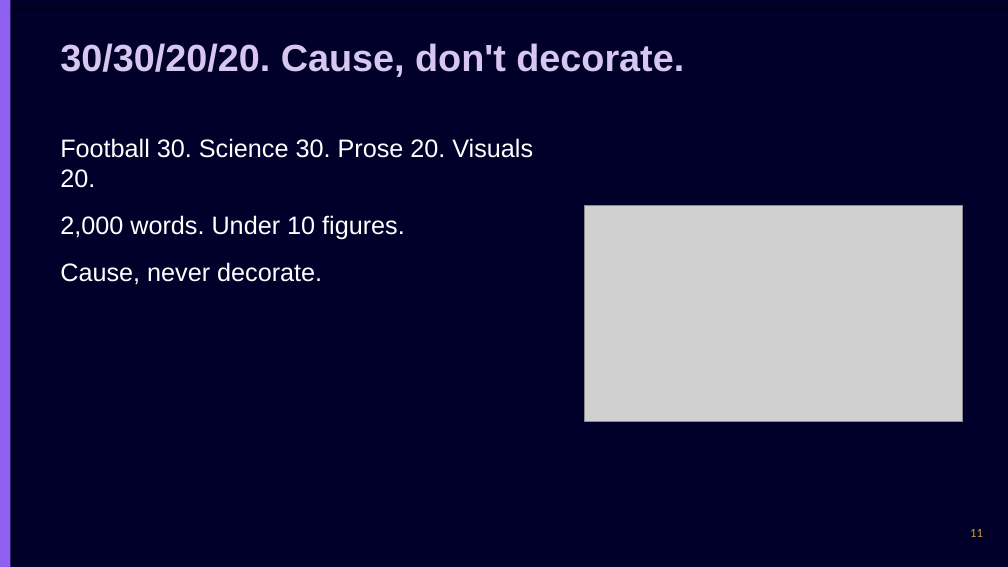
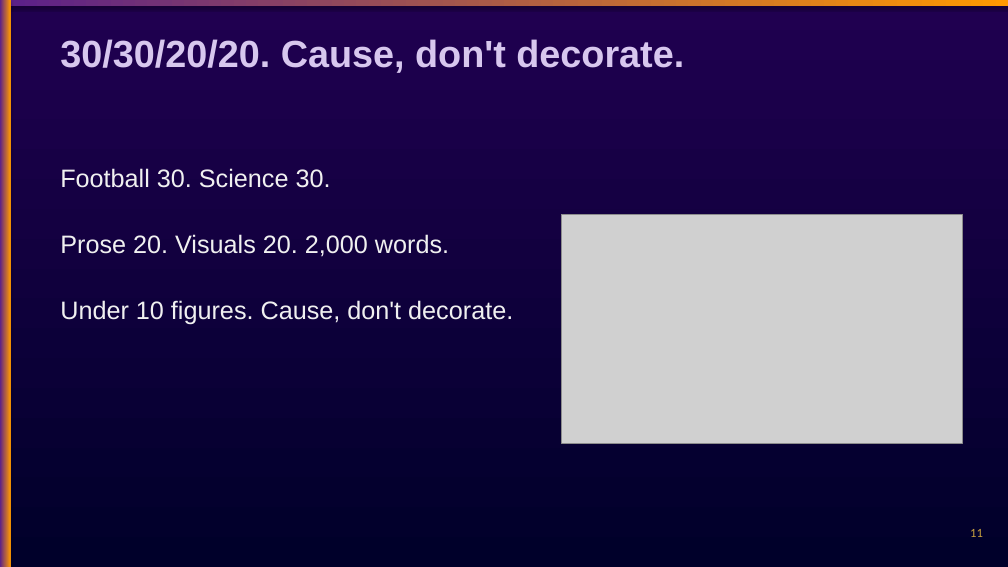
Before and after one commit to chasko-labs/nfl-big-data-bowl-2027, a slide deck: slide 11 of deck/unified.pptx. Drawn at 1008x567 pixels with LibreOffice and Linux fonts; fonts in the diff are those of the drawing; grey boxes stand for pictures. Boxes give left, top, right and bottom in pixels: in the first picture for what was removed or moved away, otherwise in the second. Text is boxed around its words. In the diff, an @@ line names an element or a change of style, - is before the commit and + after.

```diff
--- a/deck/unified.pptx
+++ b/deck/unified.pptx
@@ background #00002A to gradient #00002A to #200050 @@
@@ rectangle at (0,0,1008,6): fill #00002A to gradient #5A1F8A to #FF9900 @@
@@ rectangle at (0,0,11,567): fill #9060F0 to gradient #5A1F8A to #FF9900 @@
@@ text "30/30/20/20. Cause, don't decorate.": place and size @@
-text "30/30/20/20. Cause, don't decorate." at (60,43,684,77)
+text "30/30/20/20. Cause, don't decorate." at (60,39,684,73)
@@ text at (60,168,513,325): text changed; text colour #FFFFFF to #F0F0F0 @@
-Football 30. Science 30. Prose 20. Visuals 20.
-2,000 words. Under 10 figures.
-Cause, never decorate.
+Football 30. Science 30.
+Prose 20. Visuals 20. 2,000 words.
+Under 10 figures. Cause, don't decorate.
@@ picture: place and size @@
-picture at (585,206,963,422)
+picture at (562,215,963,444)
```
Also in this commit, not shown: 16 other slides changed, 20 other files.
